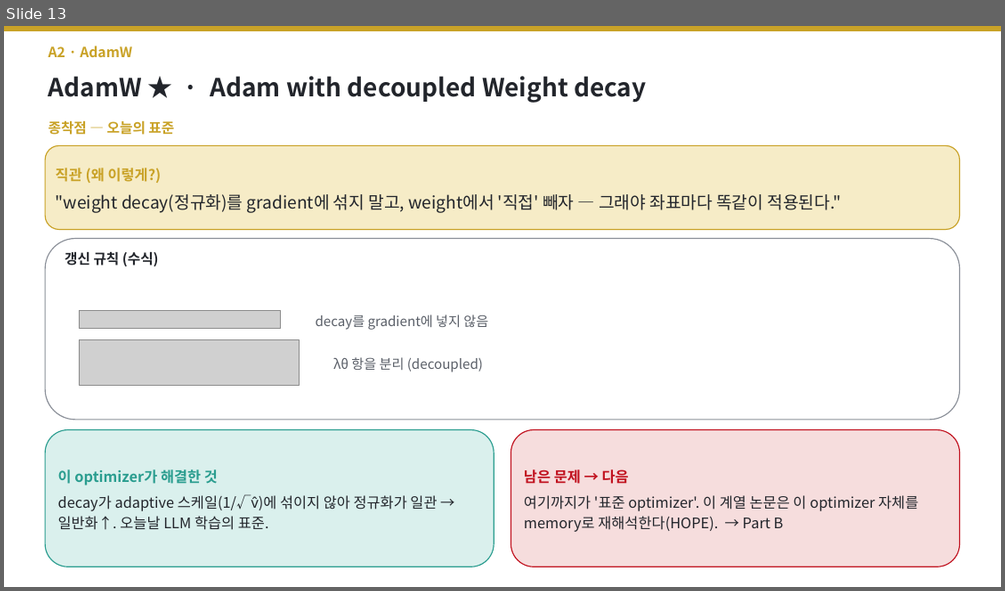
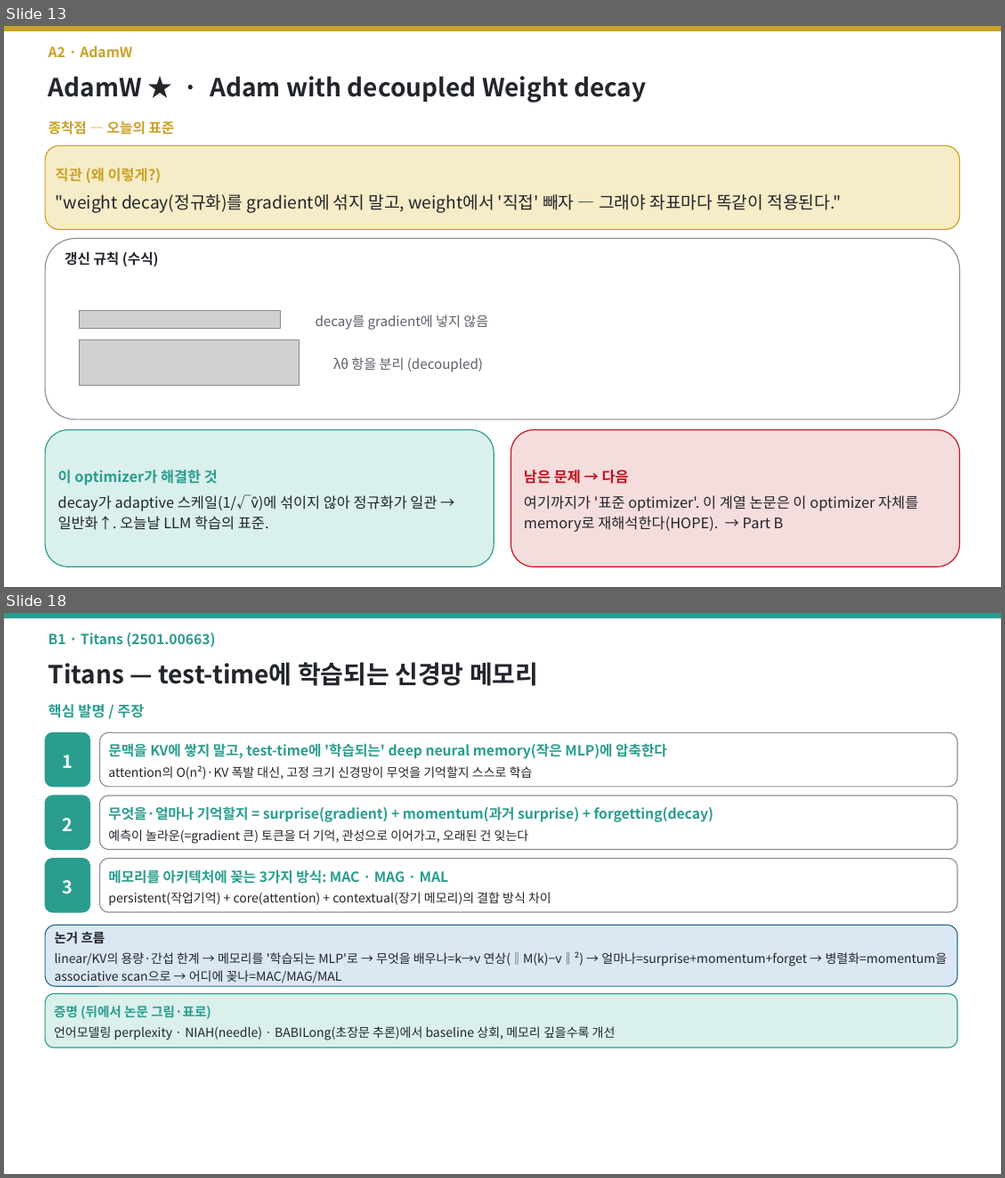
Before and after one commit to jimmylegendary/neural-memory-study, a slide deck: seminar/TTT-seminar.pptx. Shown one above the other, each under a label of ours: slide 13 before the commit, slides 13 and 18 after it; the slides between them are not shown. The pictures are 1005x591 and 1005x1178 pixels, drawn with LibreOffice and Linux fonts; fonts in the diff are those of the drawing; grey boxes stand for pictures. Boxes give left, top, right and bottom in pixels: in the first picture for what was removed or moved away, otherwise in the second. Text is boxed around its words. In the diff, an @@ line names an element or a change of style, - is before the commit and + after.

```diff
--- a/seminar/TTT-seminar.pptx
+++ b/seminar/TTT-seminar.pptx
@@ slide 18 added at bbox=[4, 613, 1001, 1174], background #FFFFFF @@
@@ rectangle added at bbox=[4, 613, 1001, 617], fill #2A9D8F, outline #2A9D8F 1 pt @@
@@ text added at bbox=[48, 633, 215, 647], 13.5 pt, text #2A9D8F, bold @@
+B1 · Titans (2501.00663)
@@ text added at bbox=[48, 662, 538, 686], 24 pt, text #22252B, bold @@
+Titans — test-time에 학습되는 신경망 메모리
@@ text added at bbox=[48, 704, 144, 718], 14 pt, text #2A9D8F, bold @@
+핵심 발명 / 주장
@@ rounded rectangle added at bbox=[45, 732, 90, 787], fill #2A9D8F, outline #2A9D8F 1 pt, 17 pt, text #FFFFFF, bold @@
+1
@@ rounded rectangle added at bbox=[100, 732, 957, 787], fill #FFFFFF, outline #8A8F98 1 pt, 13.5 pt, text #2A9D8F, bold @@
+문맥을 KV에 쌓지 말고, test-time에 '학습되는' deep neural memory(작은 MLP)에 압축한다
+attention의 O(n²)·KV 폭발 대신, 고정 크기 신경망이 무엇을 기억할지 스스로 학습
@@ rounded rectangle added at bbox=[45, 795, 90, 850], fill #2A9D8F, outline #2A9D8F 1 pt, 17 pt, text #FFFFFF, bold @@
+2
@@ rounded rectangle added at bbox=[100, 795, 957, 850], fill #FFFFFF, outline #8A8F98 1 pt, 13.5 pt, text #2A9D8F, bold @@
+무엇을·얼마나 기억할지 = surprise(gradient) + momentum(과거 surprise) + forgetting(decay)
+예측이 놀라운(=gradient 큰) 토큰을 더 기억, 관성으로 이어가고, 오래된 건 잊는다
@@ rounded rectangle added at bbox=[45, 859, 90, 912], fill #2A9D8F, outline #2A9D8F 1 pt, 17 pt, text #FFFFFF, bold @@
+3
@@ rounded rectangle added at bbox=[100, 859, 957, 912], fill #FFFFFF, outline #8A8F98 1 pt, 12 pt, text #22252B @@
+메모리를 아키텍처에 꽂는 3가지 방식: MAC · MAG · MAL
+persistent(작업기억) + core(attention) + contextual(장기 메모리)의 결합 방식 차이
@@ rounded rectangle added at bbox=[45, 925, 957, 986], fill #DBE7F3, outline #2A6F97 1 pt, 12 pt, text #22252B @@
+논거 흐름
+linear/KV의 용량·간섭 한계 → 메모리를 '학습되는 MLP'로 → 무엇을 배우나=k→v 연상(‖M(k)−v‖²) → 얼마나=surprise+momentum+forget → 병렬화=momentum을 associative scan으로 → 어디에 꽂나=MAC/MAG/MAL
@@ rounded rectangle added at bbox=[45, 994, 957, 1047], fill #DAF0ED, outline #2A9D8F 1 pt, 12 pt, text #22252B @@
+증명 (뒤에서 논문 그림·표로)
+언어모델링 perplexity · NIAH(needle) · BABILong(초장문 추론)에서 baseline 상회, 메모리 깊을수록 개선
```
Also in this commit, not shown: 22 other slides added, 15 other files.
